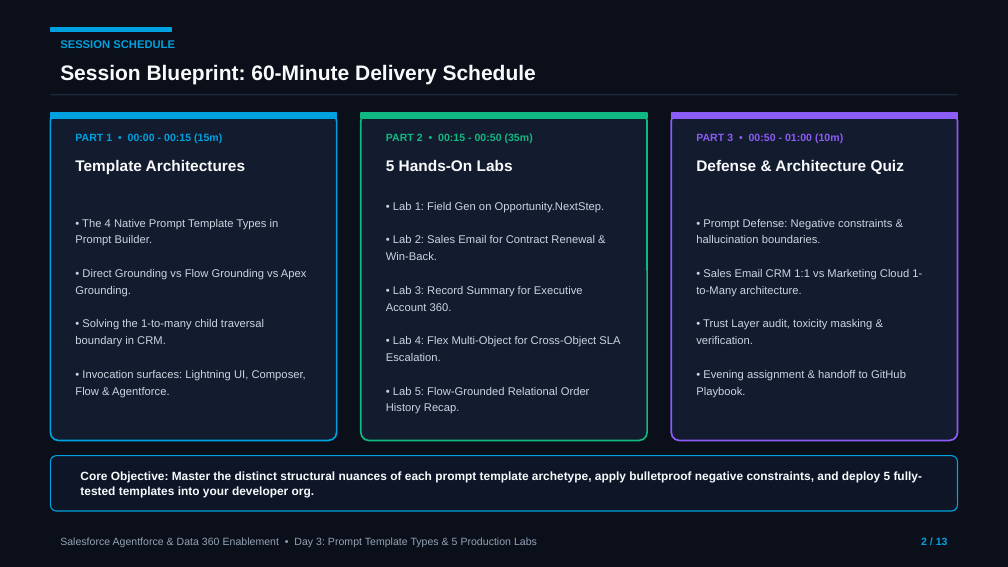
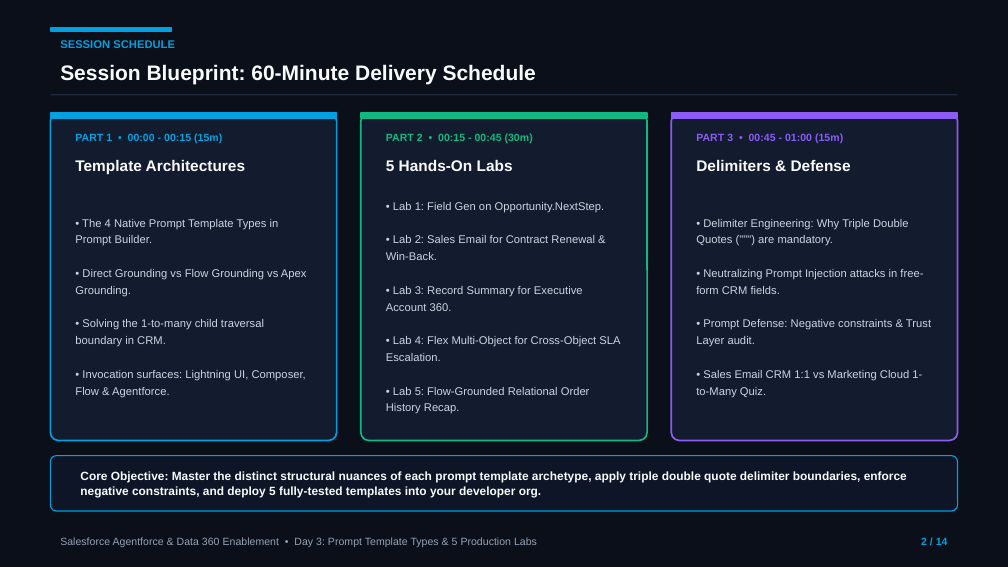
Before and after one commit to MohnishTak2725/agentforce-data360-workbench, a slide deck: slide 2 of Day-3-Prompt-Template-Engineering.pptx. Drawn at 1008x567 pixels with LibreOffice and Linux fonts; fonts in the diff are those of the drawing. Boxes give left, top, right and bottom in pixels: in the first picture for what was removed or moved away, otherwise in the second. Text is boxed around its words. In the diff, an @@ line names an element or a change of style, - is before the commit and + after.

Commit message:
feat(day3-ppt): add delimiter engineering with triple double quotes and update portal download links

```diff
--- a/Day-3-Prompt-Template-Engineering.pptx
+++ b/Day-3-Prompt-Template-Engineering.pptx
@@ text at (386, 133, 533, 143): text changed @@
-PART 2 • 00:15 - 00:50 (35m)
+PART 2 • 00:15 - 00:45 (30m)
@@ text at (696, 133, 843, 143): text changed @@
-PART 3 • 00:50 - 01:00 (10m)
+PART 3 • 00:45 - 01:00 (15m)
@@ text at (696, 160, 851, 171): text changed @@
-Defense & Architecture Quiz
+Delimiters & Defense
@@ text at (696, 219, 931, 397): text changed @@
-• Prompt Defense: Negative constraints & hallucination boundaries.
-• Sales Email CRM 1:1 vs Marketing Cloud 1-to-Many architecture.
-• Trust Layer audit, toxicity masking & verification.
-• Evening assignment & handoff to GitHub Playbook.
+• Delimiter Engineering: Why Triple Double Quotes (""") are mandatory.
+• Neutralizing Prompt Injection attacks in free-form CRM fields.
+• Prompt Defense: Negative constraints & Trust Layer audit.
+• Sales Email CRM 1:1 vs Marketing Cloud 1-to-Many Quiz.
@@ text at (80, 471, 907, 497): text changed @@
-Core Objective: Master the distinct structural nuances of each prompt template archetype, apply bulletproof negative constraints, and deploy 5 fully-tested templates into your developer org.
+Core Objective: Master the distinct structural nuances of each prompt template archetype, apply triple double quote delimiter boundaries, enforce negative constraints, and deploy 5 fully-tested templates into your developer org.
@@ text at (921, 537, 948, 545): text changed @@
-2 / 13
+2 / 14
```
Also in this commit, not shown: 12 other slides changed, 1 slide added, 3 other files.
